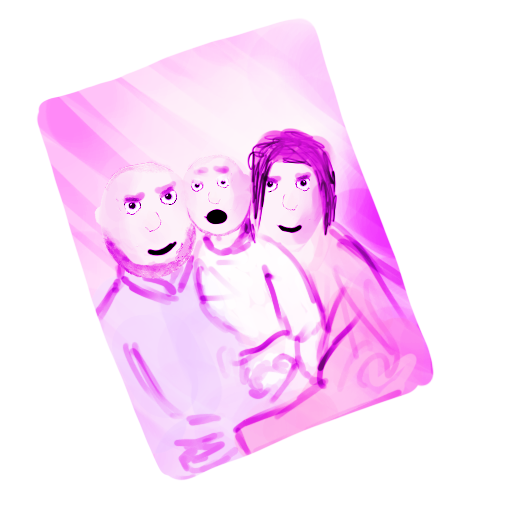
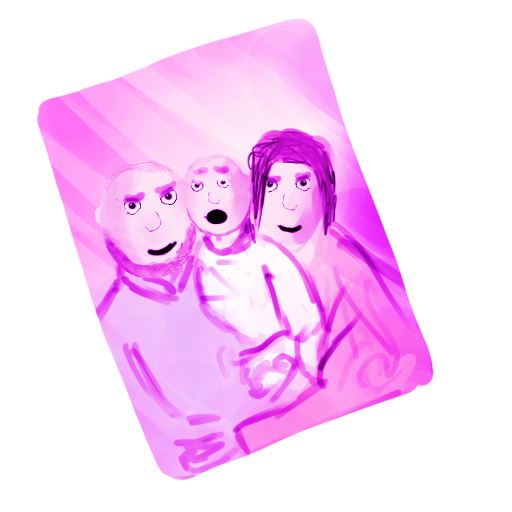
Revision of a layered w=512, h=512 image; what changed, layer by layer:
pixels changed over [left=37, top=18, right=434, bottom=481] (layer not identified)
